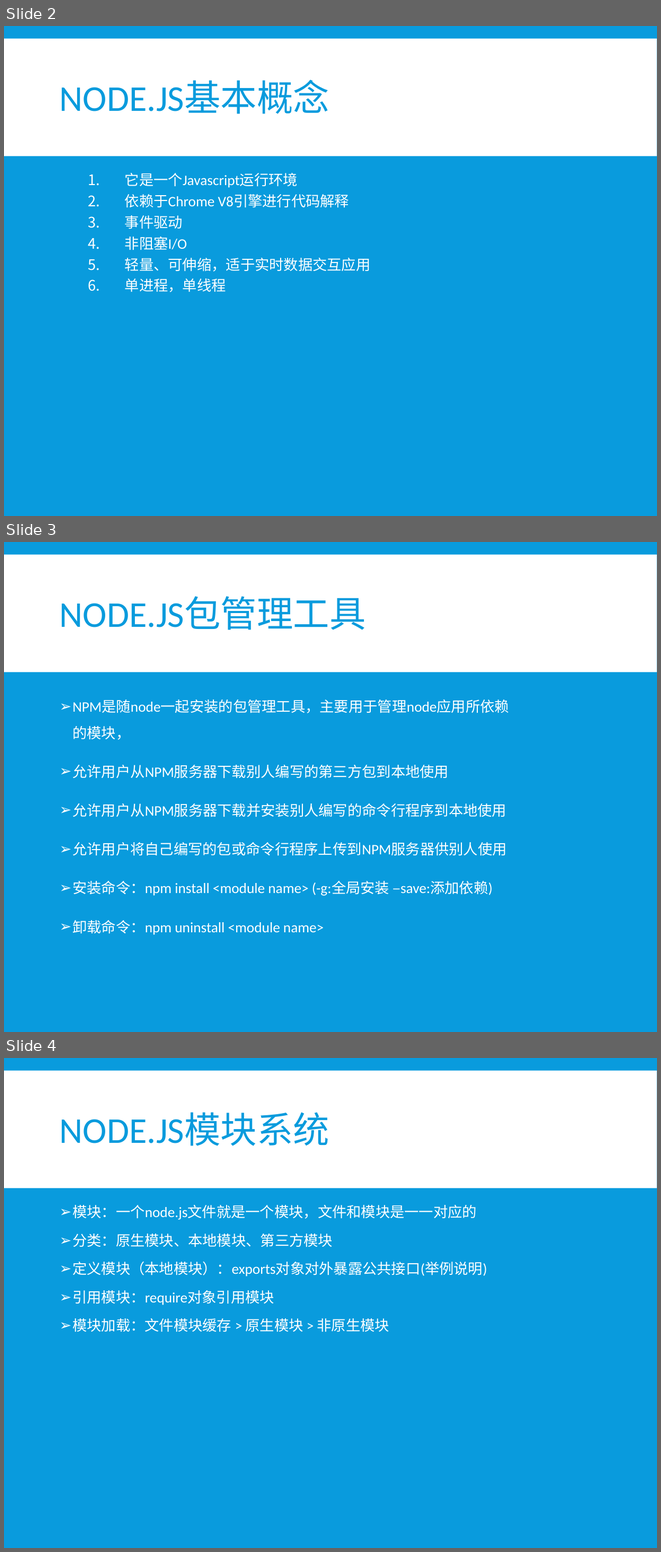
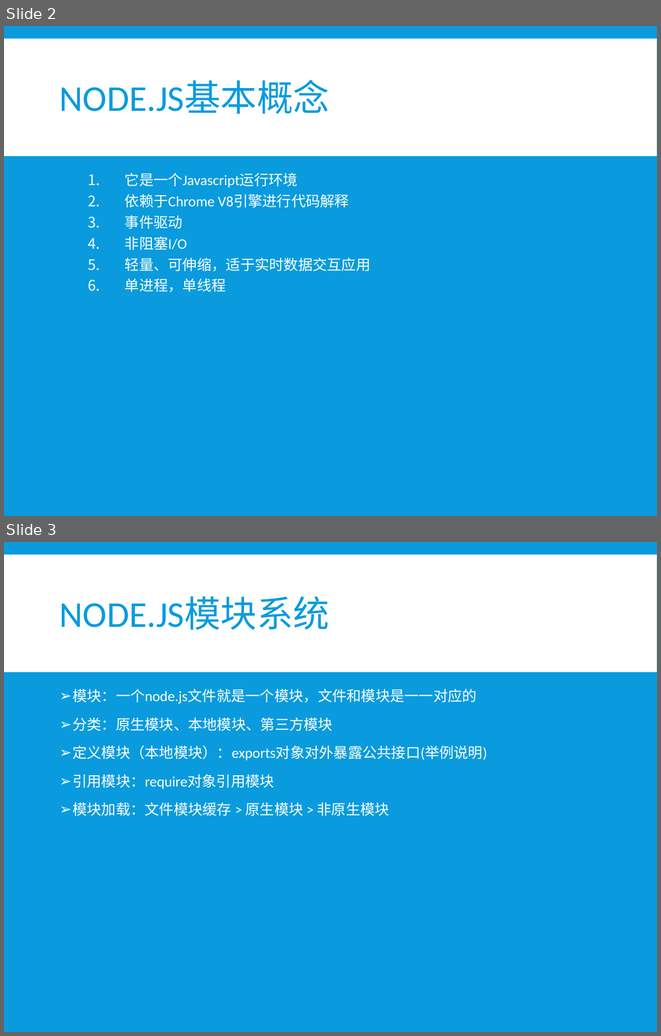
Before and after one commit to xiayu1986/webLearn, a slide deck: mix/技术分享/NODE技术分享.pptx. Shown one above the other, each under a label of ours: slides 2, 3 and 4 before the commit, slides 2 and 3 after it. The pictures are 661x1552 and 661x1036 pixels, drawn with LibreOffice and Linux fonts; fonts in the diff are those of the drawing. Boxes give left, top, right and bottom in pixels: in the first picture for what was removed or moved away, otherwise in the second. Text is boxed around its words. In the diff, an @@ line names an element or a change of style, - is before the commit and + after.

```diff
--- a/mix/技术分享/NODE技术分享.pptx
+++ b/mix/技术分享/NODE技术分享.pptx
@@ slide 3 removed at <box>4,542,657,1032</box>, background #099BDD; not listed: 1 template element that a slide beside it also shows @@
@@ title removed at <box>60,597,366,630</box> @@
-NODE.JS包管理工具
@@ text removed at <box>72,700,509,935</box> @@
-➢ NPM是随node一起安装的包管理工具，主要用于管理node应用所依赖
-  的模块，
-➢ 允许用户从NPM服务器下载别人编写的第三方包到本地使用
-➢ 允许用户从NPM服务器下载并安装别人编写的命令行程序到本地使用
-➢ 允许用户将自己编写的包或命令行程序上传到NPM服务器供别人使用
-➢ 安装命令：npm install <module name> (-g:全局安装 –save:添加依赖)
-➢ 卸载命令：npm uninstall <module name>
@@ what was slide 4 is now slide 3 @@
```
Also in this commit, not shown: 1 slide changed, 2 slides added, 1 other file.
